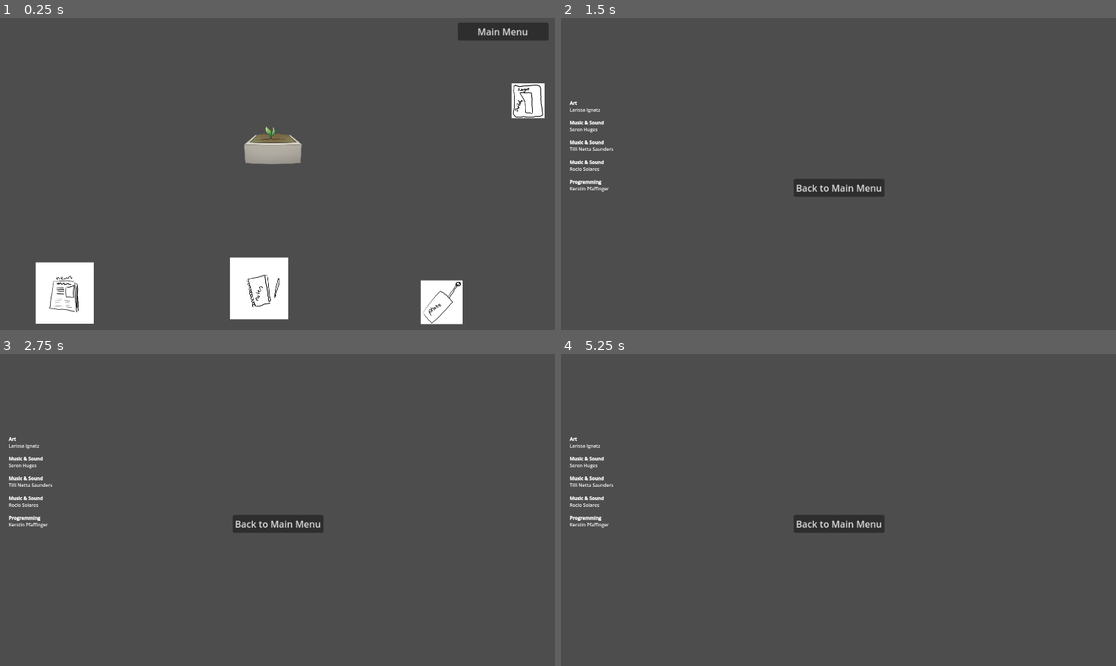
Above: before the commit, frames 1-4 (two rows, left to right).
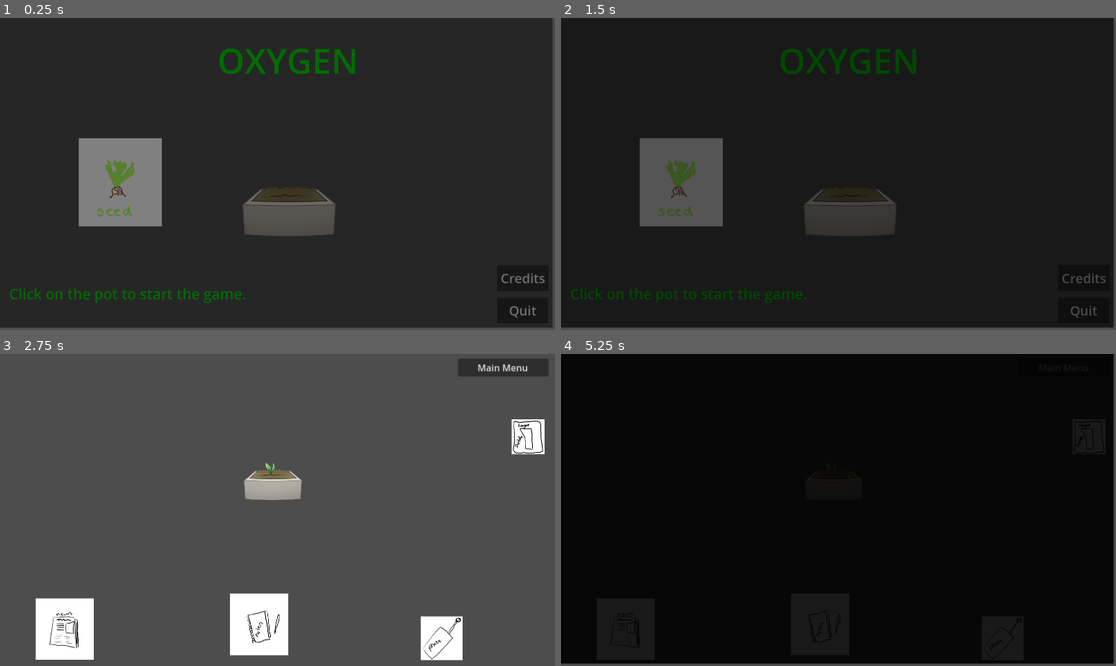
Above: after the commit, the same moments.

Repository: gringames/fem-devs-jam-24
Game: Godot game, scene res://menus/main_menu.tscn
Same seed, same stepped clock (60 frames per second), same inputs: the game is played once before the commit and once after it. Before the commit the project starts from res://Game/game.tscn.
Inputs (mouse positions are in pixels of both pictures, inside the frame that each line leads up to):
- Up to frame 1 (0.25 s): no input
- Up to frame 2 (1.5 s): click "Main Menu" (after the commit: "Credits") at 0.5 s; click "Credits" (after the commit: "Back to Main Menu") at 1.25 s
- Up to frame 3 (2.75 s): click (299, 553) at 2.02 s
- Up to frame 4 (5.25 s): click (1088, 438) at 2.77 s; click (1088, 438) at 3.52 s; click (1088, 438) at 4.27 s; move the mouse to (960, 494) at 5.02 s; click (960, 494) at 5.1 s

The runs differ from the first frame. In frame 1, 96% of the frame differs, in the area x 0-100%, y 0-100%; in frame 2, 93%; in frame 3, 8.9%; in frame 4, 99%.

Commit message:
started setting up good ending

Diff:
--- a/femdevsjam24/Endings/good_ending.tscn
+++ b/femdevsjam24/Endings/good_ending.tscn
@@ -1,9 +1,12 @@
-[gd_scene load_steps=5 format=3 uid="uid://cfnxquoiq7m18"]
+[gd_scene load_steps=8 format=3 uid="uid://cfnxquoiq7m18"]
 
 [ext_resource type="AudioStream" uid="uid://cwj5f7qirxaey" path="res://Music/Day 7.mp3" id="1_iwq3x"]
 [ext_resource type="Texture2D" uid="uid://bel1dyr6sigsc" path="res://Art/Plant/0_Pot_Dry.png" id="2_c3e0a"]
 [ext_resource type="Texture2D" uid="uid://dkrb4kwyj336g" path="res://Art/Plant/6_Plant_Day_6.png" id="3_p0qa3"]
 [ext_resource type="PackedScene" uid="uid://cdbw55po5v68o" path="res://Game/black_fade.tscn" id="4_qb0wp"]
+[ext_resource type="Script" path="res://Text/Box/text_box.gd" id="5_uen5w"]
+[ext_resource type="Script" path="res://Text/Input/text_input.gd" id="6_2bxvo"]
+[ext_resource type="Script" path="res://Endings/good_ending_manager.gd" id="7_i6jr5"]
 
 [node name="GoodEnding" type="Node2D"]
 position = Vector2(424, 184)
@@ -13,7 +16,7 @@
 autoplay = true
 
 [node name="0PotDry" type="Sprite2D" parent="."]
-position = Vector2(544, 384)
+position = Vector2(1184, 624)
 scale = Vector2(0.502827, 0.5)
 texture = ExtResource("2_c3e0a")
 
@@ -24,3 +27,174 @@
 [node name="BlackFadeCanvasLayer" parent="." instance=ExtResource("4_qb0wp")]
 fade_speed = 0.5
 auto_start = true
+
+[node name="Credits" type="VBoxContainer" parent="."]
+anchors_preset = 2
+anchor_top = 1.0
+anchor_bottom = 1.0
+offset_left = -408.0
+offset_top = -168.0
+offset_right = -203.0
+offset_bottom = 170.0
+grow_vertical = 0
+scale = Vector2(1.5, 1.5)
+size_flags_horizontal = 3
+size_flags_vertical = 3
+
+[node name="Label_Art" type="RichTextLabel" parent="Credits"]
+layout_mode = 2
+size_flags_vertical = 3
+bbcode_enabled = true
+text = "[b]Art[/b]
+Larissa Ignatz"
+
+[node name="Label_MusicSound" type="RichTextLabel" parent="Credits"]
+layout_mode = 2
+size_flags_vertical = 3
+bbcode_enabled = true
+text = "[b]Music & Sound[/b]
+Seren Huges"
+
+[node name="Label_GameDesign" type="RichTextLabel" parent="Credits"]
+layout_mode = 2
+size_flags_vertical = 3
+bbcode_enabled = true
+text = "[b]Music & Sound[/b]
+Tilli Netta Saunders"
+
+[node name="Label_Story" type="RichTextLabel" parent="Credits"]
+layout_mode = 2
+size_flags_vertical = 3
+bbcode_enabled = true
+text = "[b]Music & Sound[/b]
+Rocio Solares"
+
+[node name="Label_Programming" type="RichTextLabel" parent="Credits"]
+layout_mode = 2
+size_flags_vertical = 3
+bbcode_enabled = true
+text = "[b]Programming[/b]
+Kerstin Pfaffinger"
+
+[node name="TextBox" type="Node2D" parent="."]
+position = Vector2(-816, 0)
+script = ExtResource("5_uen5w")
+
+[node name="DialogueBox" type="Panel" parent="TextBox"]
+anchors_preset = 8
+anchor_left = 0.5
+anchor_top = 0.5
+anchor_right = 0.5
+anchor_bottom = 0.5
+offset_left = 456.0
+offset_top = 592.0
+offset_right = 1480.0
+offset_bottom = 816.0
+grow_horizontal = 2
+grow_vertical = 2
+
+[node name="BackgroundTexture" type="TextureRect" parent="TextBox/DialogueBox"]
+layout_mode = 1
+anchors_preset = 15
+anchor_right = 1.0
+anchor_bottom = 1.0
+grow_horizontal = 2
+grow_vertical = 2
+
+[node name="Name" type="RichTextLabel" parent="TextBox/DialogueBox"]
+layout_mode = 1
+anchors_preset = -1
+anchor_left = 0.053
+anchor_top = 0.041
+anchor_right = 0.947
+anchor_bottom = 0.137
+offset_left = -0.0800018
+offset_top = 10.752
+offset_right = 0.0799561
+offset_bottom = 41.464
+grow_horizontal = 2
+grow_vertical = 2
+theme_override_font_sizes/bold_font_size = 34
+bbcode_enabled = true
+text = "[b]Name[/b]
+
+"
+scroll_active = false
+shortcut_keys_enabled = false
+
+[node name="Message" type="RichTextLabel" parent="TextBox/DialogueBox"]
+layout_mode = 1
+anchors_preset = -1
+anchor_left = 0.053
+anchor_top = 0.348
+anchor_right = 0.883
+anchor_bottom = 0.893
+offset_left = -0.272003
+offset_top = 0.0479965
+offset_right = -0.192017
+offset_bottom = -0.0320129
+grow_horizontal = 2
+grow_vertical = 2
+theme_override_font_sizes/normal_font_size = 20
+bbcode_enabled = true
+text = "I hope I will be someday recognized for doing a good job in the field that I love!"
+scroll_active = false
+
+[node name="NextButton" type="Button" parent="TextBox/DialogueBox"]
+layout_mode = 1
+anchors_preset = -1
+anchor_left = 0.914
+anchor_top = 0.75
+anchor_right = 0.958
+anchor_bottom = 0.888
+offset_left = 0.0639648
+offset_top = -3.05176e-05
+offset_right = 0.00793457
+offset_bottom = 0.0879669
+text = "Next"
+
+[node name="CloseButton" type="Button" parent="TextBox/DialogueBox"]
+layout_mode = 1
+anchors_preset = -1
+anchor_left = 0.914
+anchor_top = 0.75
+anchor_right = 0.963
+anchor_bottom = 0.888
+offset_left = 0.0639648
+offset_top = -3.05176e-05
+offset_right = -0.112061
+offset_bottom = 0.0879669
+text = "Close"
+
+[node name="TextInput" type="Control" parent="TextBox/DialogueBox"]
+visible = false
+layout_mode = 1
+anchor_left = 0.055
+anchor_top = 0.571
+anchor_right = 0.891
+anchor_bottom = 0.929
+offset_left = -28.144
+offset_top = -498.784
+offset_right = -1160.74
+offset_bottom = -638.376
+script = ExtResource("6_2bxvo")
+
+[node name="TextEdit" type="TextEdit" parent="TextBox/DialogueBox/TextInput"]
+layout_mode = 1
+offset_left = 28.0
+offset_top = 499.0
+offset_right = 884.0
+offset_bottom = 579.0
+placeholder_text = "I hope that..."
+
+[node name="SendButton" type="Button" parent="TextBox/DialogueBox/TextInput"]
+layout_mode = 0
+offset_left = 822.0
+offset_top = 538.0
+offset_right = 873.0
+offset_bottom = 569.0
+text = "SEND"
+
+[node name="GoodEndingManager" type="Node2D" parent="." node_paths=PackedStringArray("text_box")]
+script = ExtResource("7_i6jr5")
+text_box = NodePath("../TextBox")
--- a/femdevsjam24/Text/Box/text_box.gd
+++ b/femdevsjam24/Text/Box/text_box.gd
@@ -1,6 +1,7 @@
 extends Node2D
 class_name TextBox
 
+signal on_close
 
 @export var visible_by_default: bool = false
 
@@ -130,6 +131,7 @@
 func _close() -> void:
 	disappear()
 	clear_text()
+	emit_signal("on_close")
 
 
 func _on_sent_hope() -> void:
--- a/femdevsjam24/project.godot
+++ b/femdevsjam24/project.godot
@@ -11,7 +11,7 @@
 [application]
 
 config/name="FemDevsJam24"
-run/main_scene="res://Game/game.tscn"
+run/main_scene="res://menus/main_menu.tscn"
 config/features=PackedStringArray("4.3", "GL Compatibility")
 config/icon="res://icon.svg"
 
